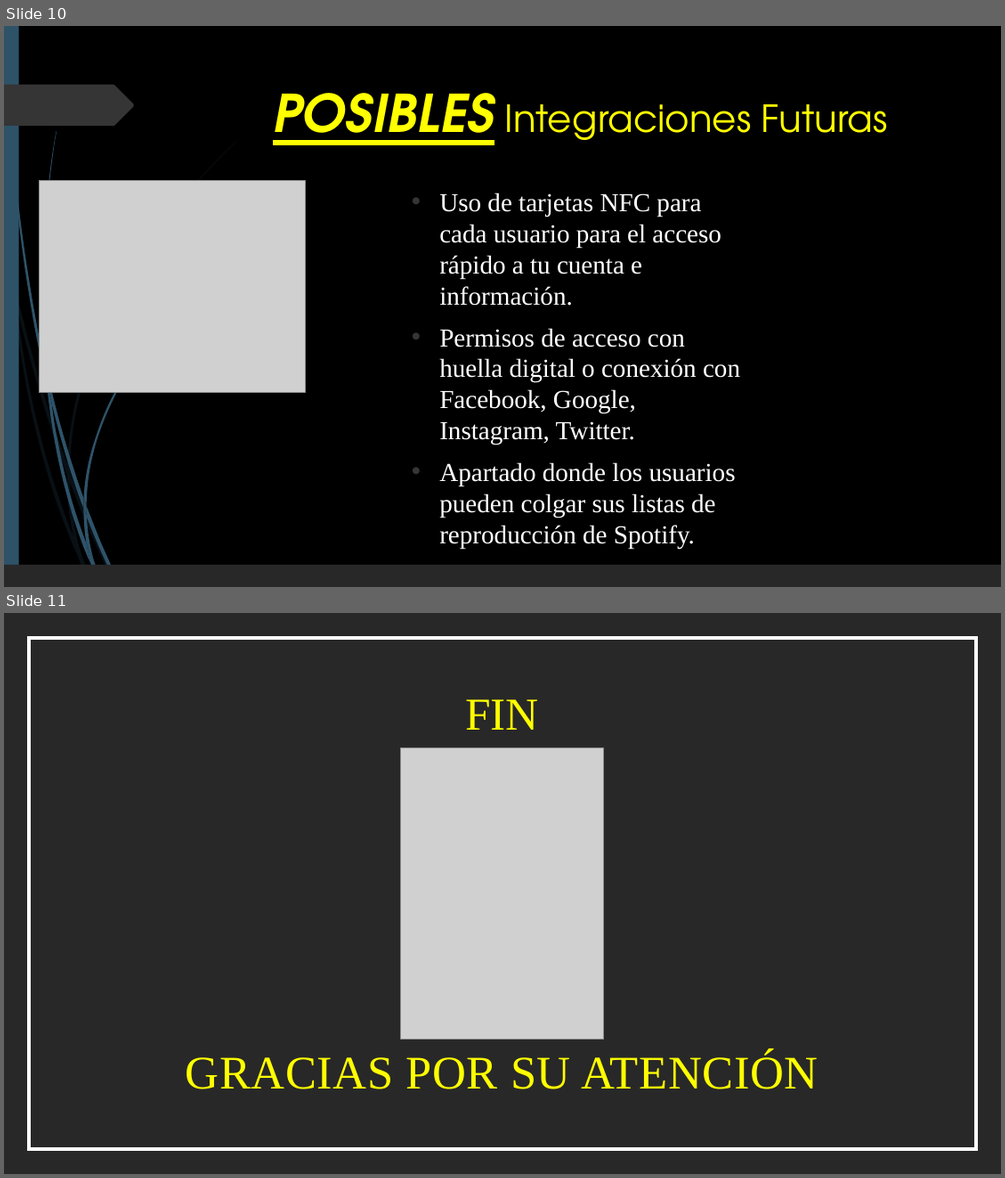
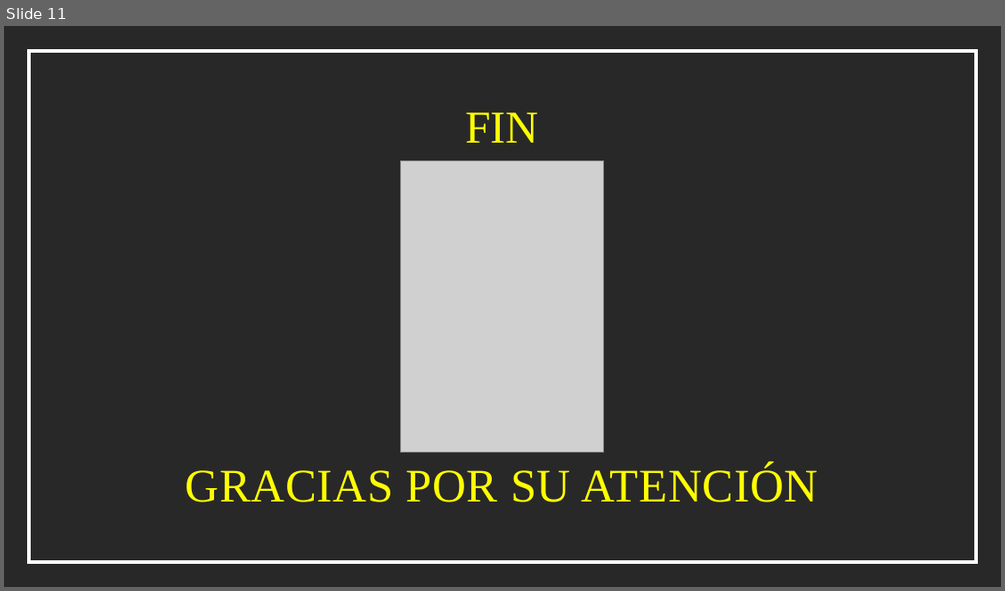
Before and after one commit to JavierRamiro8/Temple-Body, a slide deck: Documentacion/TEMPLE BODY.pptx. Shown one above the other, each under a label of ours: slides 10 and 11 before the commit, slide 11 after it. The pictures are 1005x1178 and 1005x591 pixels, drawn with LibreOffice and Linux fonts; fonts in the diff are those of the drawing; grey boxes stand for pictures. Boxes give left, top, right and bottom in pixels: in the first picture for what was removed or moved away, otherwise in the second. Text is boxed around its words. In the diff, an @@ line names an element or a change of style, - is before the commit and + after.

```diff
--- a/Documentacion/TEMPLE BODY.pptx
+++ b/Documentacion/TEMPLE BODY.pptx
@@ slide 10 removed at (4,26,1001,587), background #000000 @@
@@ rectangle removed at (4,26,19,587) @@
@@ freeform shape removed at (4,85,134,126) @@
@@ title removed at (273,93,888,145) @@
-POSIBLES Integraciones Futuras
@@ picture removed at (39,181,306,393) @@
@@ text removed at (439,192,740,548) @@
-• Uso de tarjetas NFC para cada usuario para el acceso rápido a tu cuenta e información.
-• Permisos de acceso con huella digital o conexión con Facebook, Google, Instagram, Twitter.
-• Apartado donde los usuarios pueden colgar sus listas de reproducción de Spotify.
@@ group removed at (4,141,237,587): 10 freeform shapes @@
@@ group removed at (7,26,198,587): 12 freeform shapes @@
@@ rectangle removed at (4,564,1001,587) @@
```
Also in this commit, not shown: 5 slides changed, 5 slides added, 4 other slides removed, 1 other file.
